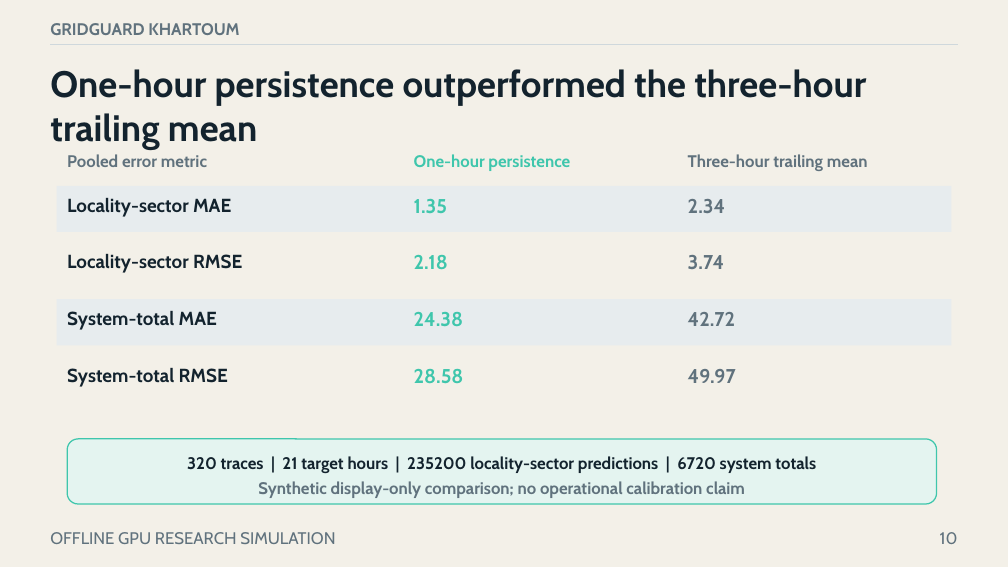
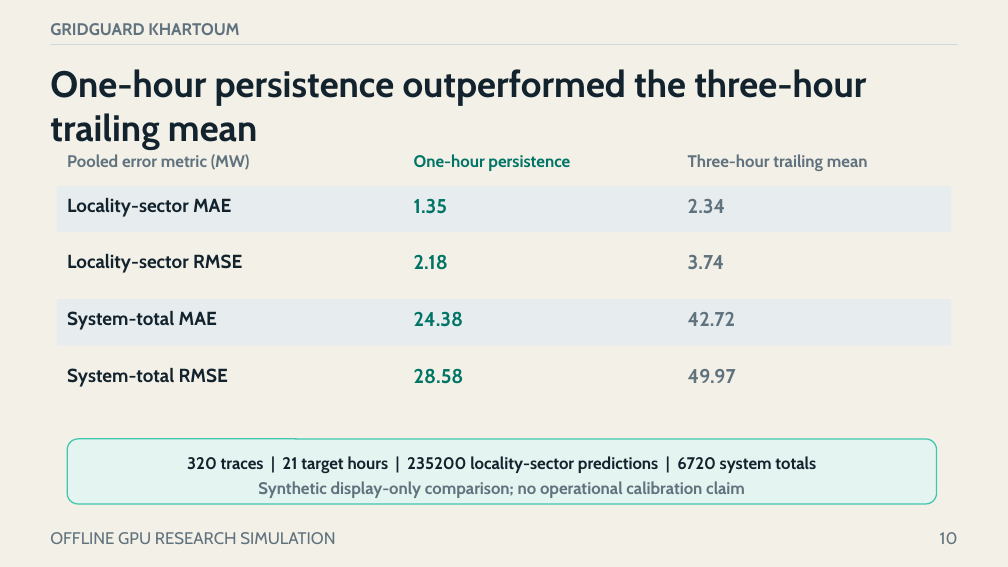
Before and after one commit to boomout2012-afk/gridguard-khartoum, a slide deck: slide 10 of output/presentation/gridguard-khartoum-defense.pptx. Drawn at 1008x567 pixels with LibreOffice and Linux fonts; fonts in the diff are those of the drawing. Boxes give left, top, right and bottom in pixels: in the first picture for what was removed or moved away, otherwise in the second. Text is boxed around its words. In the diff, an @@ line names an element or a change of style, - is before the commit and + after.

```diff
--- a/output/presentation/gridguard-khartoum-defense.pptx
+++ b/output/presentation/gridguard-khartoum-defense.pptx
@@ text at (x1=67, y1=154, x2=250, y2=170): text changed @@
-Pooled error metric
+Pooled error metric (MW)
@@ text colour #3FC6AC to #007565 in 5 elements at (x1=414, y1=154, x2=570, y2=171), (x1=414, y1=198, x2=447, y2=214), (x1=414, y1=254, x2=448, y2=270), (x1=414, y1=311, x2=463, y2=327), (x1=414, y1=368, x2=464, y2=384) @@
```
Also in this commit, not shown: 6 other slides changed, 24 other files.
